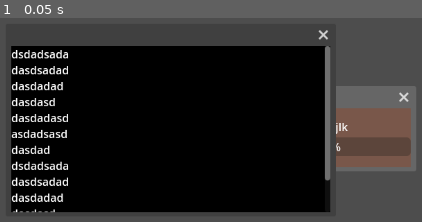
Above: before the commit, frame 1.
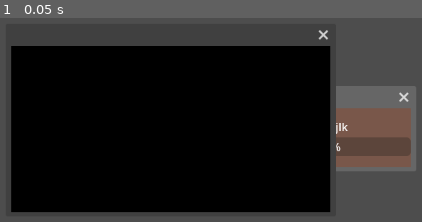
Above: after the commit, the same moment.

Repository: ktosox/GWJ71
Game: Godot game, scene res://experimental.tscn
The game is run twice, just before and just after one commit, with the same random seed, the same clock (stepped at 60 frames per second) and the same inputs. The project has no main scene, so this scene is started directly.
Inputs:
- Up to frame 1 (0.05 s): no input

The runs differ from the first frame. In frame 1, 4.2% of the frame differs, in the area x 2-79%, y 13-96%.

Commit message:
expanded on terminal and added a test scene for it

Diff:
--- a/Game/experimental.tscn
+++ b/Game/experimental.tscn
@@ -1,4 +1,6 @@
-[gd_scene format=3 uid="uid://ctwusyfpc40sb"]
+[gd_scene load_steps=2 format=3 uid="uid://ctwusyfpc40sb"]
+
+[ext_resource type="PackedScene" uid="uid://8mg0subnb03v" path="res://terminal_window.tscn" id="1_cfan2"]
 
 [node name="Experimental" type="Control"]
 layout_mode = 3
@@ -40,36 +42,4 @@
 [node name="ProgressBar" type="ProgressBar" parent="Window/ColorRect/VBoxContainer"]
 layout_mode = 2
 
-[node name="TerminalWindow" type="Window" parent="."]
-position = Vector2i(35, 150)
-size = Vector2i(460, 240)
-unresizable = true
-
-[node name="Background" type="ColorRect" parent="TerminalWindow"]
-anchors_preset = 15
-anchor_right = 1.0
-anchor_bottom = 1.0
-grow_horizontal = 2
-grow_vertical = 2
-color = Color(0, 0, 0, 1)
-
-[node name="RichTextLabel" type="RichTextLabel" parent="TerminalWindow"]
-anchors_preset = 15
-anchor_right = 1.0
-anchor_bottom = 1.0
-grow_horizontal = 2
-grow_vertical = 2
-text = "dsdadsada
-dasdsadad
-dasdadad
-dasdasd
-dasdadasd
-asdadsasd
-dasdad
-dsdadsada
-dasdsadad
-dasdadad
-dasdasd
-dasdadasd
-dasdada
-"
+[node name="TerminalWindow" parent="." instance=ExtResource("1_cfan2")]
--- /dev/null
+++ b/Game/terminal_window.gd
@@ -0,0 +1,35 @@
+extends Window
+
+# requirements
+
+# enter an "accept enter / key input" state when prompted
+
+# print text on screen
+@export var wait_state = false
+
+signal key_pressed
+
+func _ready():
+
+	pass
+
+func _input(event):
+	if wait_state:
+		if event.is_class("InputEventKey") and event.is_pressed() :
+			emit_signal("key_pressed")
+			wait_state = false
+			print("key_pressed")
+			pass
+
+
+func send_text(text : String):
+	$Text.add_text(text)
+	pass
+
+func new_line():
+	$Text.add_text('\n')
+	pass
+
+func clear_text():
+	$Text.clear()
+	pass
--- a/Game/terminal_window.tscn
+++ b/Game/terminal_window.tscn
@@ -1,9 +1,73 @@
-[gd_scene format=3 uid="uid://8mg0subnb03v"]
+[gd_scene load_steps=5 format=3 uid="uid://8mg0subnb03v"]
+
+[ext_resource type="Script" path="res://terminal_window.gd" id="1_nembw"]
+
+[sub_resource type="Animation" id="Animation_fb1ru"]
+resource_name = "three_dots"
+length = 1.5
+tracks/0/type = "method"
+tracks/0/imported = false
+tracks/0/enabled = true
+tracks/0/path = NodePath(".")
+tracks/0/interp = 1
+tracks/0/loop_wrap = true
+tracks/0/keys = {
+"times": PackedFloat32Array(0.3, 0.8, 1.3),
+"transitions": PackedFloat32Array(1, 1, 1),
+"values": [{
+"args": [". "],
+"method": &"send_text"
+}, {
+"args": [". "],
+"method": &"send_text"
+}, {
+"args": [". "],
+"method": &"send_text"
+}]
+}
+
+[sub_resource type="Animation" id="Animation_xov6o"]
+resource_name = "press_key"
+length = 0.3
+tracks/0/type = "method"
+tracks/0/imported = false
+tracks/0/enabled = true
+tracks/0/path = NodePath(".")
+tracks/0/interp = 1
+tracks/0/loop_wrap = true
+tracks/0/keys = {
+"times": PackedFloat32Array(0.1),
+"transitions": PackedFloat32Array(1),
+"values": [{
+"args": ["Press any key. "],
+"method": &"send_text"
+}]
+}
+tracks/1/type = "value"
+tracks/1/imported = false
+tracks/1/enabled = true
+tracks/1/path = NodePath(".:wait_state")
+tracks/1/interp = 1
+tracks/1/loop_wrap = true
+tracks/1/keys = {
+"times": PackedFloat32Array(0.1),
+"transitions": PackedFloat32Array(1),
+"update": 1,
+"values": [true]
+}
+
+[sub_resource type="AnimationLibrary" id="AnimationLibrary_w8jl2"]
+_data = {
+"press_key": SubResource("Animation_xov6o"),
+"three_dots": SubResource("Animation_fb1ru")
+}
 
 [node name="TerminalWindow" type="Window"]
 position = Vector2i(35, 150)
 size = Vector2i(460, 240)
 unresizable = true
+script = ExtResource("1_nembw")
+wait_state = true
 
 [node name="Background" type="ColorRect" parent="."]
 anchors_preset = 15
@@ -13,23 +77,15 @@
 grow_vertical = 2
 color = Color(0, 0, 0, 1)
 
-[node name="RichTextLabel" type="RichTextLabel" parent="."]
+[node name="Text" type="RichTextLabel" parent="."]
 anchors_preset = 15
 anchor_right = 1.0
 anchor_bottom = 1.0
 grow_horizontal = 2
 grow_vertical = 2
-text = "dsdadsada
-dasdsadad
-dasdadad
-dasdasd
-dasdadasd
-asdadsasd
-dasdad
-dsdadsada
-dasdsadad
-dasdadad
-dasdasd
-dasdadasd
-dasdada
-"
+
+[node name="CommonStuff" type="AnimationPlayer" parent="."]
+libraries = {
+"": SubResource("AnimationLibrary_w8jl2")
+}
+autoplay = "three_dots"
--- /dev/null
+++ b/Game/tests/test_terminal_window.gd
@@ -0,0 +1,35 @@
+extends Control
+
+
+# Called when the node enters the scene tree for the first time.
+func _ready():
+	for animation in $TerminalWindow.get_node("CommonStuff").get_animation_list():
+		print(animation)
+		$OptionButton.add_item(animation)
+	pass # Replace with function body.
+
+
+# Called every frame. 'delta' is the elapsed time since the previous frame.
+func _process(delta):
+	pass
+
+
+func _on_line_edit_text_submitted(new_text):
+	$TerminalWindow.send_text(new_text)
+	pass # Replace with function body.
+
+
+func _on_button_pressed():
+	$TerminalWindow.new_line()
+	pass # Replace with function body.
+
+
+func _on_button_2_pressed():
+	$TerminalWindow.clear_text()
+	pass # Replace with function body.
+
+
+func _on_option_button_item_selected(index):
+	print($OptionButton.get_item_text(index))
+	$TerminalWindow.get_node("CommonStuff").play($OptionButton.get_item_text(index))
+	pass # Replace with function body.
--- /dev/null
+++ b/Game/tests/test_terminal_window.tscn
@@ -0,0 +1,50 @@
+[gd_scene load_steps=3 format=3 uid="uid://dujisv8k7etk0"]
+
+[ext_resource type="Script" path="res://tests/test_terminal_window.gd" id="1_egu51"]
+[ext_resource type="PackedScene" uid="uid://8mg0subnb03v" path="res://terminal_window.tscn" id="1_p8id4"]
+
+[node name="TestTerminalWindow" type="Control"]
+layout_mode = 3
+anchors_preset = 15
+anchor_right = 1.0
+anchor_bottom = 1.0
+grow_horizontal = 2
+grow_vertical = 2
+script = ExtResource("1_egu51")
+
+[node name="TerminalWindow" parent="." instance=ExtResource("1_p8id4")]
+
+[node name="LineEdit" type="LineEdit" parent="."]
+layout_mode = 0
+offset_left = 790.0
+offset_top = 187.0
+offset_right = 1135.0
+offset_bottom = 256.0
+
+[node name="Button" type="Button" parent="."]
+layout_mode = 0
+offset_left = 773.0
+offset_top = 350.0
+offset_right = 888.0
+offset_bottom = 381.0
+text = "send new line"
+
+[node name="Button2" type="Button" parent="."]
+layout_mode = 0
+offset_left = 984.0
+offset_top = 369.0
+offset_right = 1065.0
+offset_bottom = 400.0
+text = "clear text"
+
+[node name="OptionButton" type="OptionButton" parent="."]
+layout_mode = 0
+offset_left = 627.0
+offset_top = 224.0
+offset_right = 672.0
+offset_bottom = 244.0
+
+[connection signal="text_submitted" from="LineEdit" to="." method="_on_line_edit_text_submitted"]
+[connection signal="pressed" from="Button" to="." method="_on_button_pressed"]
+[connection signal="pressed" from="Button2" to="." method="_on_button_2_pressed"]
+[connection signal="item_selected" from="OptionButton" to="." method="_on_option_button_item_selected"]
